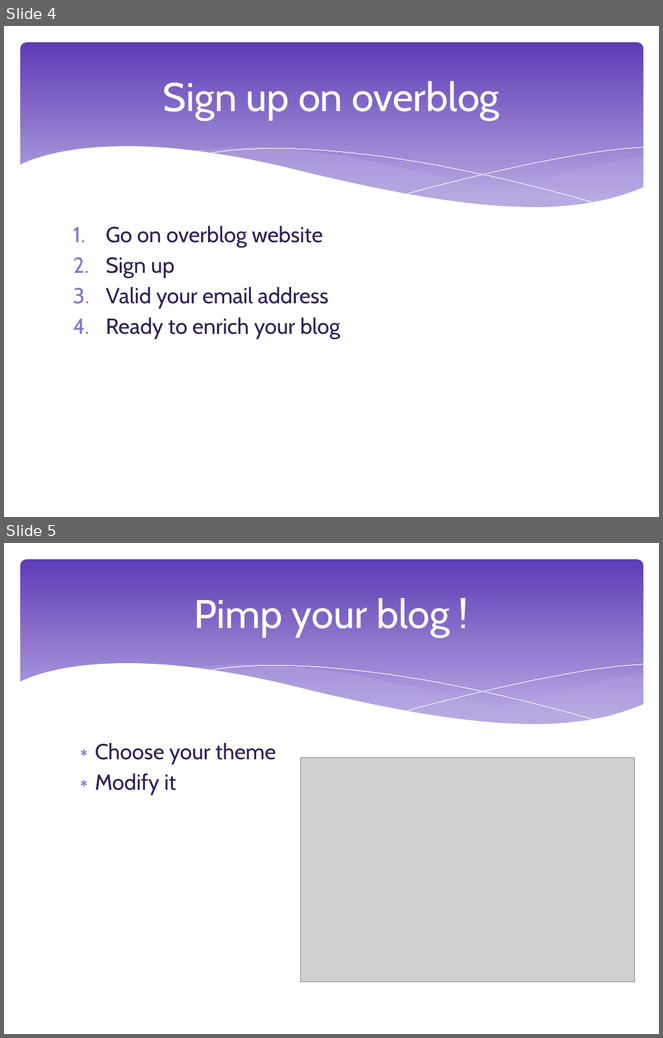
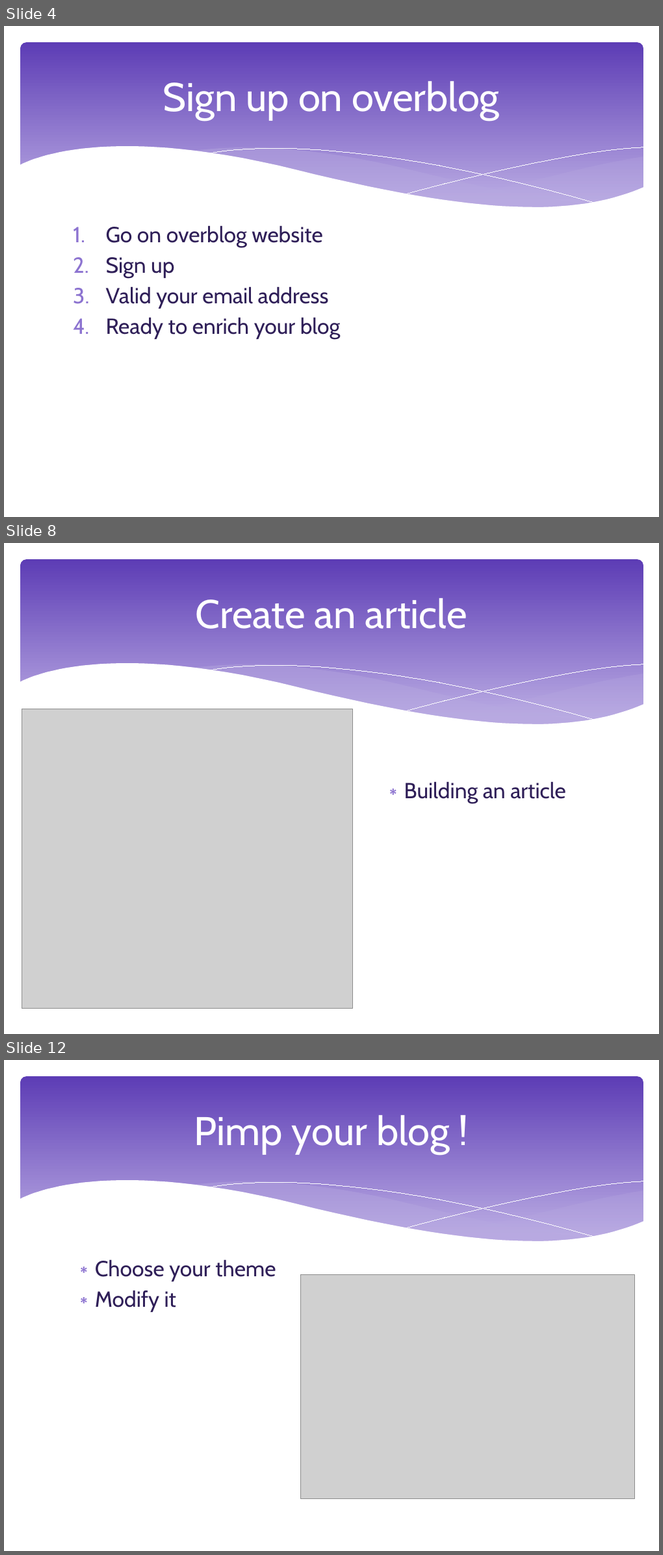
Before and after one commit to NoemieRullier/EnglishProjectBlog, a slide deck: Presentation.pptx. Shown one above the other, each under a label of ours: slides 4 and 5 before the commit, slides 4, 8 and 12 after it; the slides between them are not shown. The pictures are 663x1038 and 663x1555 pixels, drawn with LibreOffice and Linux fonts; fonts in the diff are those of the drawing; grey boxes stand for pictures. Boxes give left, top, right and bottom in pixels: in the first picture for what was removed or moved away, otherwise in the second. Text is boxed around its words. In the diff, an @@ line names an element or a change of style, - is before the commit and + after.

```diff
--- a/Presentation.pptx
+++ b/Presentation.pptx
@@ slide 8 added at [4,543,659,1034], background #FFFFFF; not listed: 6 template elements that a slide beside it also shows @@
@@ title added at [196,598,467,629], 44 pt, text #FFFFFF @@
+Create an article
@@ picture added at [22,709,352,1009] @@
@@ text added at [404,782,566,804], 24 pt, text #2F1F58 @@
+∗ Building an article
@@ what was slide 5 is now slide 12 @@
```
Also in this commit, not shown: 6 other slides added, 1 other file.
